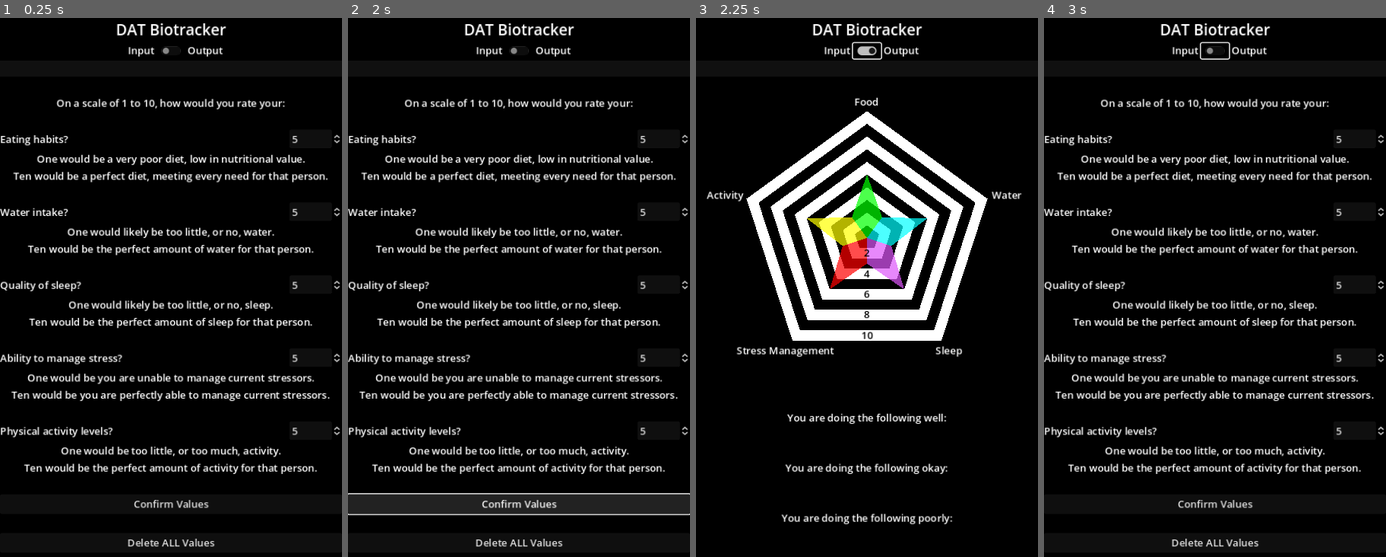
Above: before the commit, frames 1-4 (left to right).
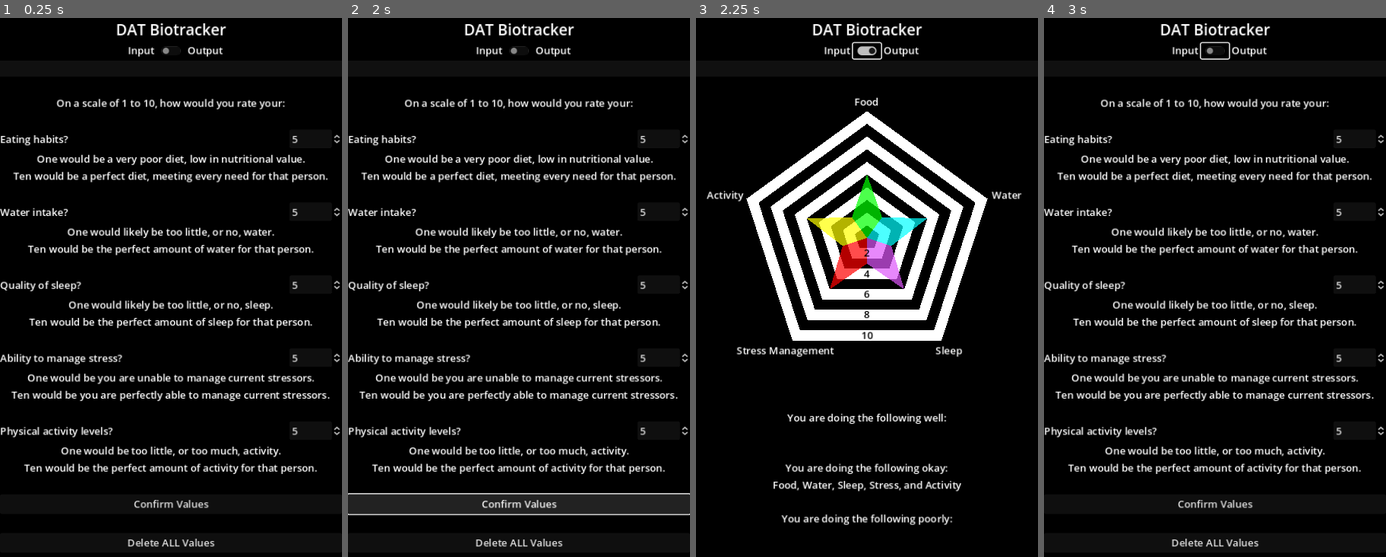
Above: after the commit, the same moments.

Repository: Thorqs/VitaPulsi
Game: Godot game, scene res://control.tscn
Same seed, same stepped clock (60 frames per second), same inputs: the game is played once before the commit and once after it.
Inputs (mouse positions are in pixels of both pictures, inside the frame that each line leads up to):
- Up to frame 1 (0.25 s): no input
- Up to frame 2 (2 s): click "Confirm Values" at 0.5 s; click "Confirm Values" at 1.25 s
- Up to frame 3 (2.25 s): click (867, 50) at 2 s
- Up to frame 4 (3 s): click (1215, 50) at 2.75 s

Frames 1-2 are identical in both runs. In frame 3, 0.8% of the frame differs, in the area x 22-78%, y 85-95%; in frame 4, nothing differs.

Commit message:
Grammatically correct feedback labels

Diff:
--- a/radar_display.gd
+++ b/radar_display.gd
@@ -124,10 +124,6 @@
 			means[4] += entry
 		means[4] = means[4]/len(data.active_hist)
 
-
-	WYDOK_label.text = ""
-	WYDP_label.text = ""
-
 	var DW_Array = []
 	var DOK_Array = []
 	var DP_Array = []
@@ -143,19 +139,39 @@
 	WYDW_label.text = ""
 	var DW_Append = ""
 
-	if DW_Array.size() == 1:
-		WYDW_label.text = DW_Array[0]
-	elif DW_Array.size() > 1:
+	if DW_Array.size() > 1:
 		DW_Append = "and " + DW_Array[DW_Array.size() - 1]
-	else:
-		for i in range(1, DW_Array.size() - 1):
+	if DW_Array.size() in [1,2]:
+		WYDW_label.text = DW_Array[0] + " "
+	elif DW_Array.size() > 2:
+		for i in range(0, DW_Array.size() - 1):
 			WYDW_label.text += DW_Array[i] + ", "
 
+	WYDOK_label.text = ""
+	var DOK_Append = ""
+
+	if DOK_Array.size() > 1:
+		DOK_Append = "and " + DOK_Array[DOK_Array.size() - 1]
+	if DOK_Array.size() in [1,2]:
+		WYDOK_label.text = DOK_Array[0] + " "
+	elif DOK_Array.size() > 2:
+		for i in range(0, DOK_Array.size() - 1):
+			WYDOK_label.text += DOK_Array[i] + ", "
+
+	WYDP_label.text = ""
+	var DP_Append = ""
+
+	if DP_Array.size() > 1:
+		DP_Append = "and " + DP_Array[DP_Array.size() - 1]
+	if DP_Array.size() in [1,2]:
+		WYDP_label.text = DP_Array[0] + " "
+	elif DP_Array.size() > 2:
+		for i in range(0, DP_Array.size() - 1):
+			WYDP_label.text += DP_Array[i] + ", "
+
 	WYDW_label.text += DW_Append
-
-	# WYDW_label.text =
-	# WYDOK_label.text =
-	# WYDP_label.text =
+	WYDOK_label.text += DOK_Append
+	WYDP_label.text += DP_Append
 
 	var food_peak = pos0*radar_scaling*means[0]
 	var water_peak = pos1*radar_scaling*means[1]
